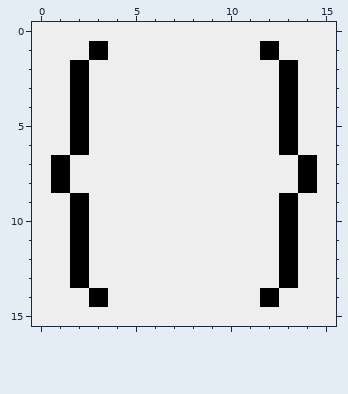
File history of a pixel-art file, resources/toolbar/variables.aseprite. This is how it looked before the edit.
16x16 pixels, 1 frame.
Now the later version:
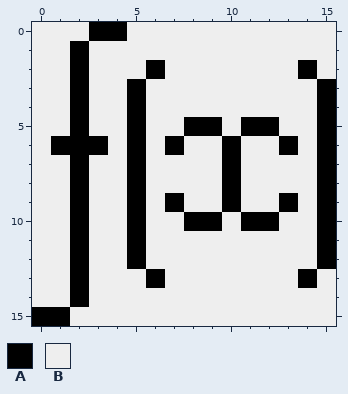
Palette (. is transparent): A #000000  B #eeeeee
What changed:
Layer "Layer 2":
Colour A replaces colour B in row 0 at x 3 to 4; in row 1 at x 2; in row 2 at x 6 and 14; in rows 3 to 4 at x 5 and 15; in row 5 at x 5, 8 to 9, 11 to 12 and 15; in row 6 at x 1, 3, 5, 7, 10 and 15.
Colour A replaces colour B in rows 7 to 8 at x 2, 5, 10 and 15; in row 9 at x 5, 7, 10 and 15; in row 10 at x 5, 8 to 9, 11 to 12 and 15; in rows 11 to 12 at x 5 and 15; in row 13 at x 6 and 14; in row 14 at x 2.
Colour A replaces colour B in row 15 at x 0 to 1.
Colour B replaces colour A in row 1 at x 3 and 12; in rows 2 to 5 at x 13; in rows 7 to 8 at x 1 and 14; in rows 10 to 13 at x 13; in row 14 at x 3 and 12.
Where, in picture pixels (left, top, right, bottom), the same in both pictures:
changed: (32, 22, 336, 326)
